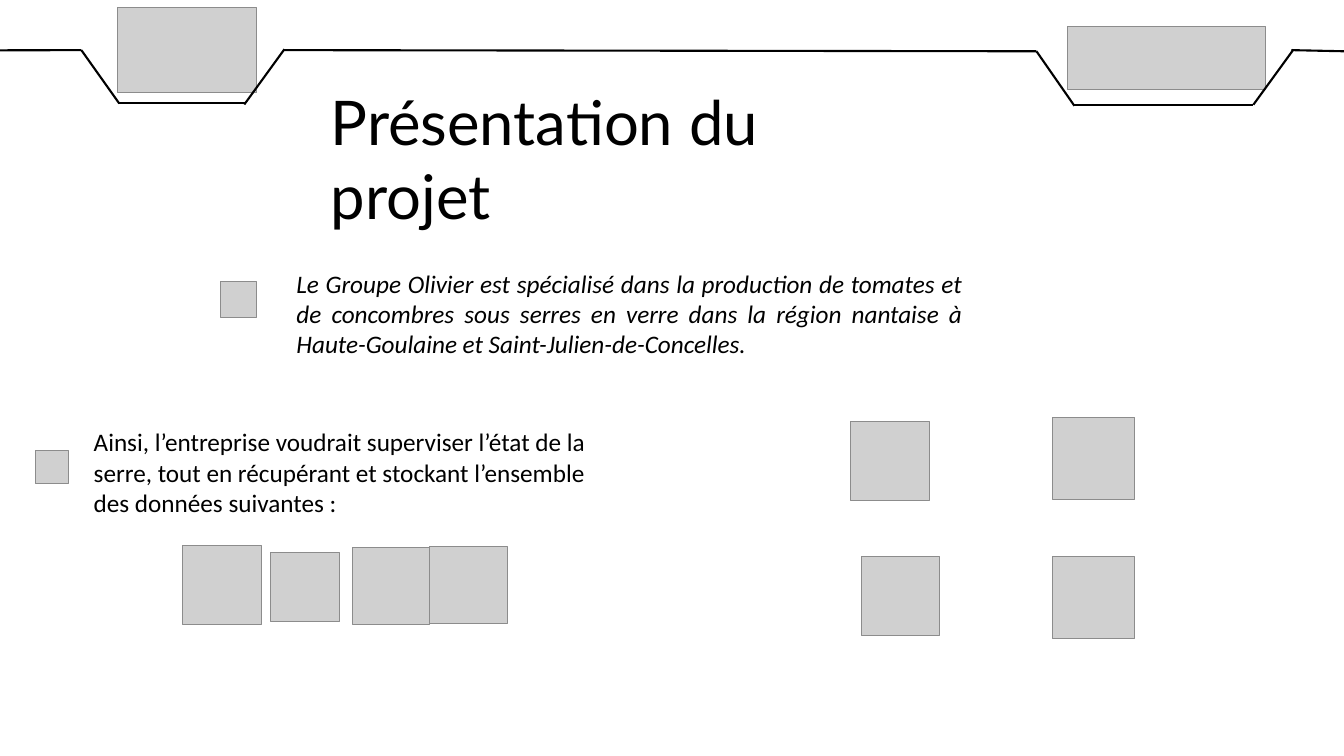
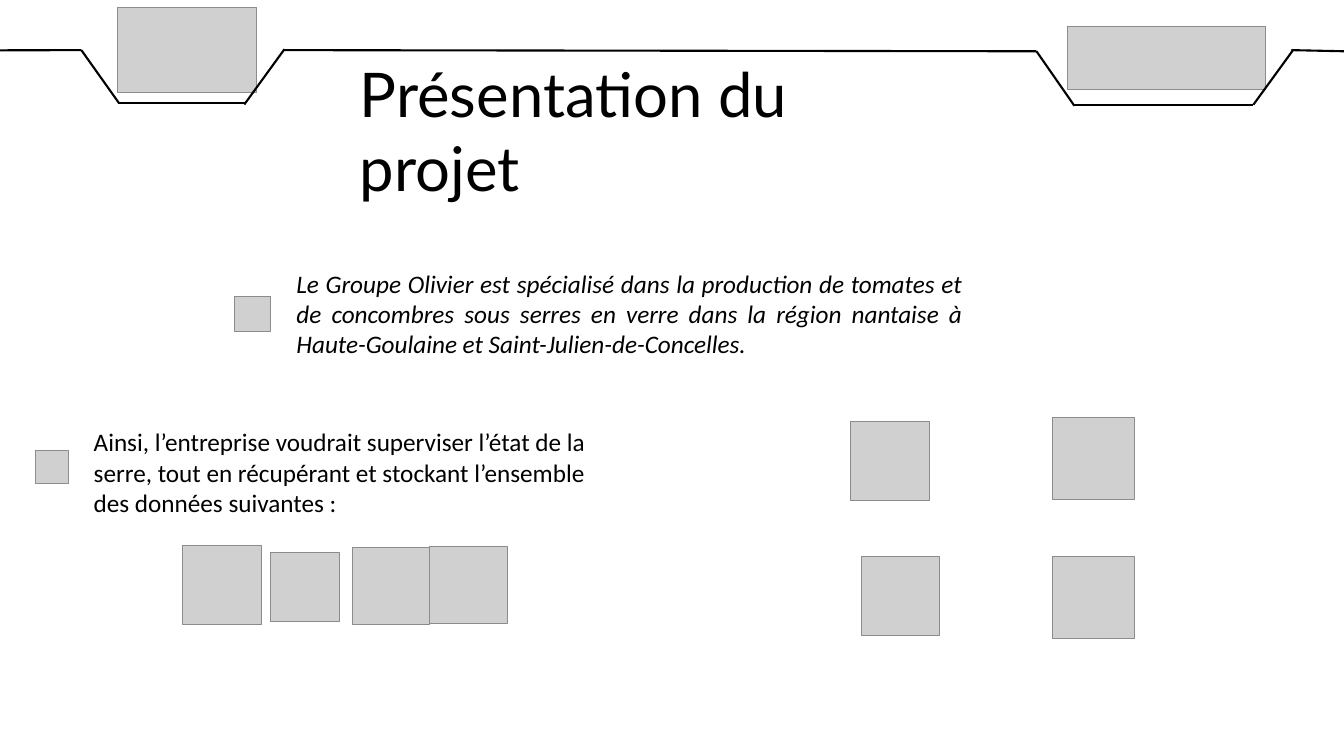
Before and after one commit to DylanChe/SupervisionSerre, a slide deck: slide 2 of oral_projet/revue_2/diaporama_revue_2_dylan.pptx. Drawn at 1344x756 pixels with LibreOffice and Linux fonts; fonts in the diff are those of the drawing; grey boxes stand for pictures. Boxes give left, top, right and bottom in pixels: in the first picture for what was removed or moved away, otherwise in the second. Text is boxed around its words. In the diff, an @@ line names an element or a change of style, - is before the commit and + after.

```diff
--- a/oral_projet/revue_2/diaporama_revue_2_dylan.pptx
+++ b/oral_projet/revue_2/diaporama_revue_2_dylan.pptx
@@ text "Présentation du projet" moved from (x1=331, y1=99, x2=758, y2=230) to (x1=360, y1=71, x2=787, y2=203) @@
@@ picture moved from (x1=221, y1=281, x2=257, y2=318) to (x1=235, y1=296, x2=271, y2=333) @@
```
Also in this commit, not shown: 4 other slides changed.
